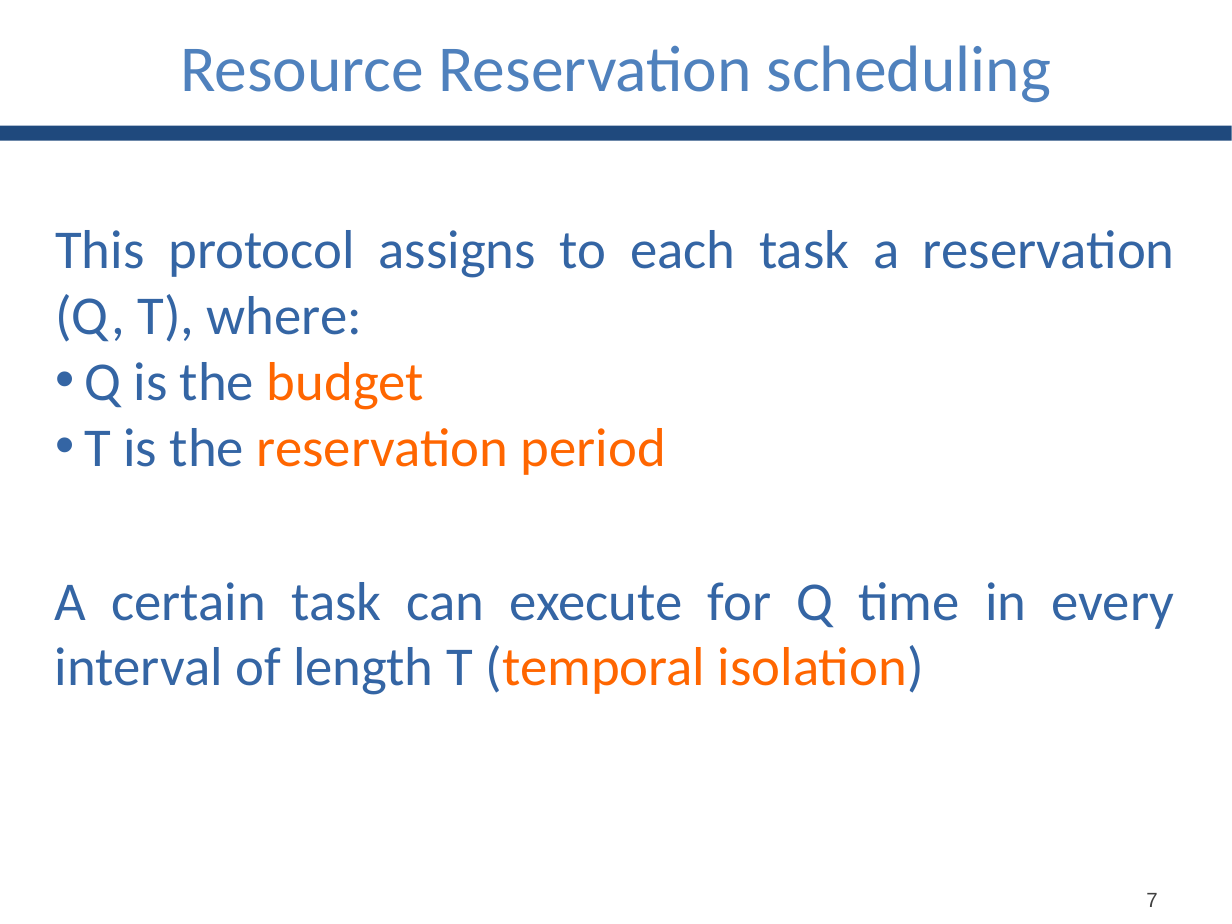
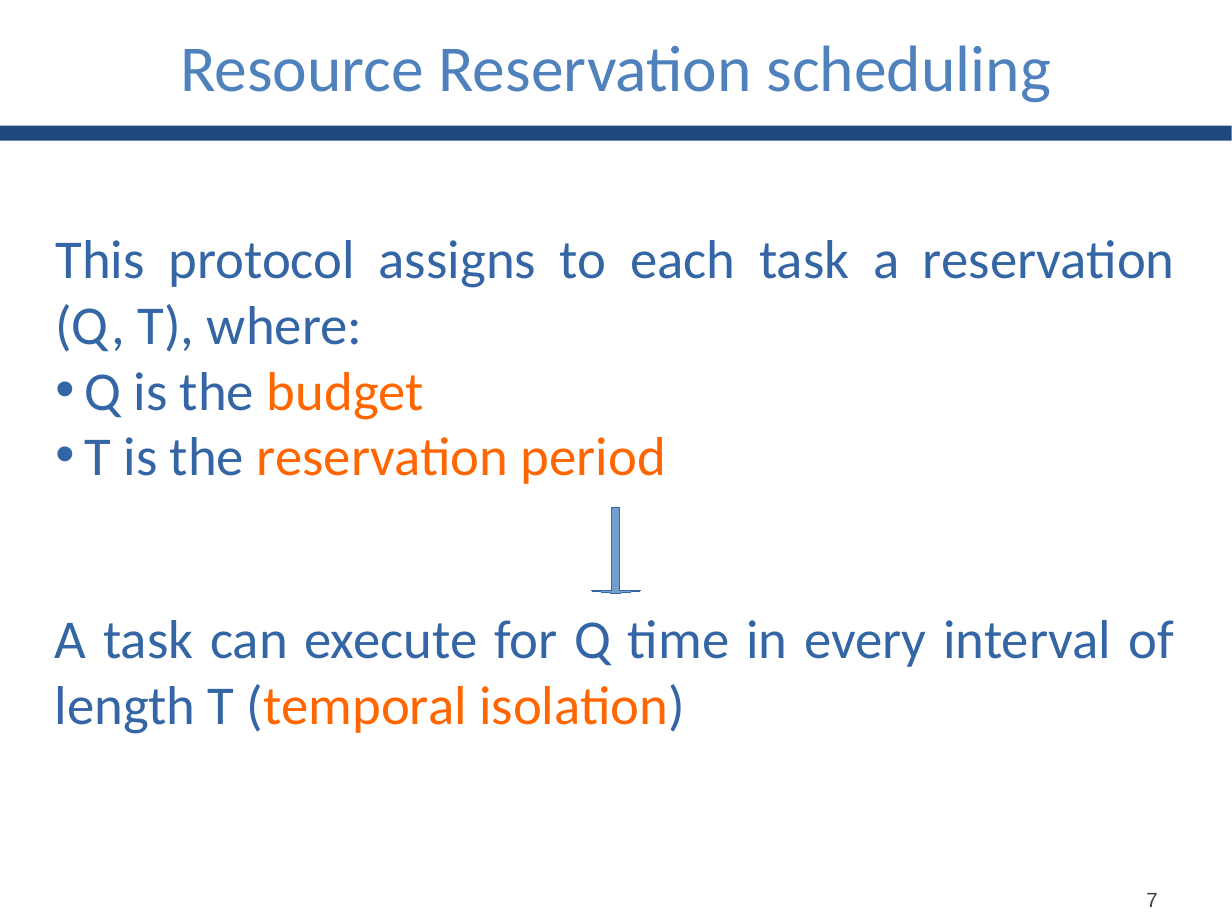
Before and after one commit to GianlucaBortoli/bachelorThesis, a slide deck: slide 5 of slides/slides.pptx. Drawn at 1232x924 pixels with LibreOffice and Linux fonts; fonts in the diff are those of the drawing. Boxes give left, top, right and bottom in pixels: in the first picture for what was removed or moved away, otherwise in the second. Text is boxed around its words. In the diff, an @@ line names an element or a change of style, - is before the commit and + after.

```diff
--- a/slides/slides.pptx
+++ b/slides/slides.pptx
@@ text "This protocol assigns to each ...": place and size @@
-text "This protocol assigns to each ..." at box(55, 230, 1175, 475)
+text "This protocol assigns to each ..." at box(55, 240, 1175, 484)
@@ down arrow added at box(591, 508, 641, 594), fill #729FCF, outline #3465A4 0.75 pt @@
@@ text at box(55, 620, 1174, 734): text changed @@
-A certain task can execute for Q time in every interval of length T (temporal isolation)
+A task can execute for Q time in every interval of length T (temporal isolation)
```
Also in this commit, not shown: 4 other slides changed.
